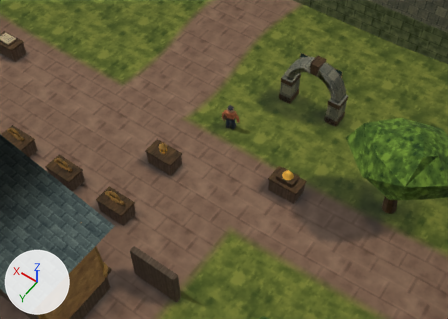
Two versions of the FBX model Assets/Resources/Bellwake/Rooms/PaperCourt.fbx, one commit apart.
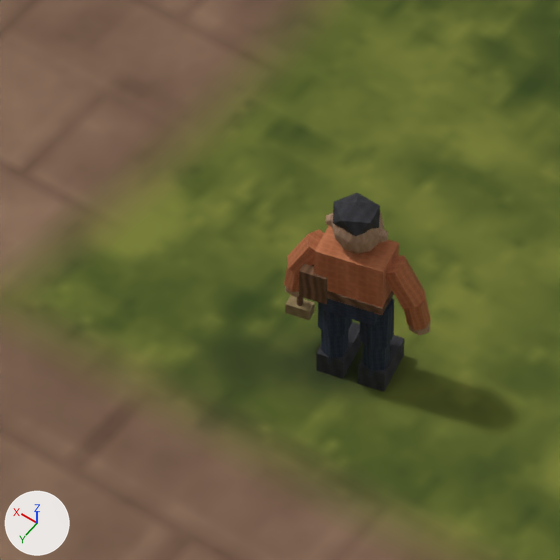
There are two pictures of each version: one from a 50 mm lens placed at (-18.42, 11.46, 27.16), pointed at (-5.8, -6.21, -0.6), one close up on the part from 42% to 57% of the width and 26% to 47% of the height. The axes (+X, +Y, +Z) are drawn at lower left. The lights are the same throughout. The older version's two pictures come first. Vertices at exactly the same position are counted once.

The older version as bpy lines, for what is in view:
```python
me_courtyard_turf_and_setts_001 = bpy.data.meshes.new('Courtyard turf and setts.001')
me_courtyard_turf_and_setts_001.from_pydata(...)  # 441 vertices, 400 faces; spans x -20.0..20.0, y -20.0..20.0, z 0.0..0.8
me_courtyard_turf_and_setts_001.materials.append(mat_papercourtground)  # picture img_papercourtground_png
me_tavi_in_her_courtyard_001 = bpy.data.meshes.new('Tavi in her courtyard.001')
me_tavi_in_her_courtyard_001.from_pydata(...)  # 168 vertices, 268 faces; spans x -5.304..-4.442, y -8.276..-7.702, z 0.0..1.317
me_tavi_in_her_courtyard_001.materials.append(mat_villageatlas)  # picture img_villageatlas_png
me_tavi_in_her_courtyardarm_001 = bpy.data.meshes.new('Tavi in her courtyardArm.001')
me_tavi_in_her_courtyardarm_001.from_pydata(...)  # 36 vertices, 60 faces; spans x -0.263..0.088, y -0.143..0.096, z -0.677..0.048
me_tavi_in_her_courtyardarm_001.materials.append(mat_villageatlas)  # picture img_villageatlas_png
me_tavi_in_her_courtyardhead_001 = bpy.data.meshes.new('Tavi in her courtyardHead.001')
me_tavi_in_her_courtyardhead_001.from_pydata(...)  # 114 vertices, 196 faces; spans x -0.225..0.225, y -0.22..0.164, z -0.009..0.492
me_tavi_in_her_courtyardhead_001.materials.append(mat_villageatlas)  # picture img_villageatlas_png
ob_speaker = bpy.data.objects.new('Speaker', me_tavi_in_her_courtyard_001)
ob_speaker.location = (0.0, 0.0, 0.0)
ob_speakerarm = bpy.data.objects.new('SpeakerArm', me_tavi_in_her_courtyardarm_001)
ob_speakerarm.location = (-5.282, -8.008, 1.252)
ob_speakerhead = bpy.data.objects.new('SpeakerHead', me_tavi_in_her_courtyardhead_001)
ob_speakerhead.location = (-5.016, -7.947, 1.298)
ob_terrain = bpy.data.objects.new('Terrain', me_courtyard_turf_and_setts_001)
ob_terrain.location = (0.0, 0.0, 0.0)
```
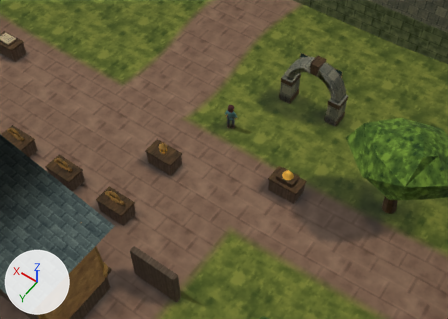
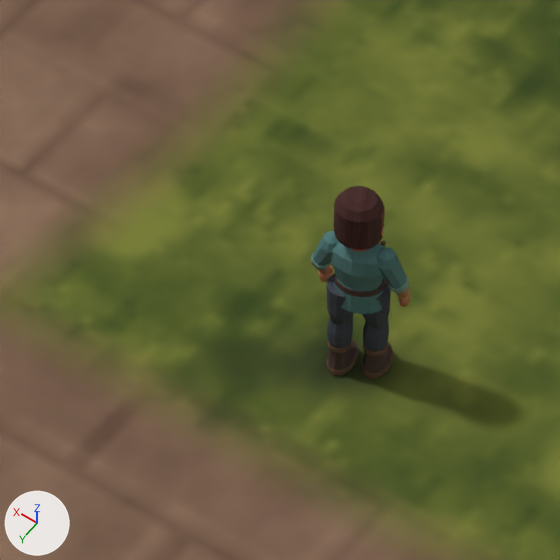
Changed parts and their boxes [x1, y1, x2, y2] in the close-ups (560 x 560 px):
'Speaker', reshaped, moved (31% narrower, 11% shorter): before [284, 226, 404, 392]; after [311, 231, 394, 379]
'SpeakerHead', reshaped, moved (16% narrower): before [326, 193, 388, 254]; after [333, 186, 385, 250]
'SpeakerArm', reshaped, moved, recoloured (24% narrower, 26% shorter): before [386, 255, 431, 336]; after [377, 247, 411, 307]
part 1 of me_tavi_in_her_courtyard_001, added: after [311, 231, 394, 379]
part 2 of me_tavi_in_her_courtyard_001, deleted: before [284, 226, 404, 392]
part 3 of me_tavi_in_her_courtyardarm_001, rebuilt: before [386, 255, 426, 309]; after [382, 254, 406, 289]
part 4 of me_tavi_in_her_courtyardarm_001, added: after [377, 247, 399, 272]
part 5 of me_tavi_in_her_courtyardarm_001, added: after [398, 294, 411, 307]
part 6 of me_tavi_in_her_courtyardarm_001, added: after [388, 276, 409, 294]
part 7 of me_tavi_in_her_courtyardarm_001, added: after [397, 288, 409, 299]
part 8 of me_tavi_in_her_courtyardarm_001, deleted (brown): before [404, 299, 431, 336]
part 9 of me_tavi_in_her_courtyardhead_001, rebuilt: before [331, 212, 384, 254]; after [333, 186, 384, 250]
part 10 of me_tavi_in_her_courtyardhead_001, rebuilt (not visible afterwards): before [333, 193, 380, 236]
part 11 of me_tavi_in_her_courtyardhead_001, cut back: before [326, 213, 388, 242]; after [344, 190, 385, 238]

What changed in the scene script:
```text
Change me_tavi_in_her_courtyard_001:
    remove me_tavi_in_her_courtyard_001.from_pydata(...)  # 168 vertices, 268 faces; spans x -5.304..-4.442, y -8.276..-7.702, z 0.0..1.317
    remove me_tavi_in_her_courtyard_001.materials.append(mat_villageatlas)  # picture img_villageatlas_png
    add me_tavi_in_her_courtyard_001.from_pydata(...)  # 1117 vertices, 857 faces; spans x -0.226..0.364, y -0.263..0.177, z 0.012..1.45
    me_tavi_in_her_courtyard_001 part 1: 1117 vertices added at x -0.226..0.364, y -0.263..0.177, z 0.012..1.45
    me_tavi_in_her_courtyard_001 part 2: 168 vertices removed from x -5.304..-4.442, y -8.276..-7.702, z 0.0..1.317
    add me_tavi_in_her_courtyard_001.materials.append(mat_taviatelier)  # picture img_taviatelier_png
Change me_tavi_in_her_courtyardhead_001:
    remove me_tavi_in_her_courtyardhead_001.from_pydata(...)  # 114 vertices, 196 faces; spans x -0.225..0.225, y -0.22..0.164, z -0.009..0.492
    remove me_tavi_in_her_courtyardhead_001.materials.append(mat_villageatlas)  # picture img_villageatlas_png
    add me_tavi_in_her_courtyardhead_001.from_pydata(...)  # 598 vertices, 492 faces; spans x -0.182..0.179, y -0.166..0.178, z -0.025..0.436
    me_tavi_in_her_courtyardhead_001 part 9: the loose piece of 42 vertices spanning x -0.18..0.187, y -0.176..0.149, z -0.009..0.454 is rebuilt with 130 vertices and now spans x -0.178..0.171, y -0.146..0.178, z 0.063..0.436, in mat_taviatelier (picture img_taviatelier_png)
    me_tavi_in_her_courtyardhead_001 part 10: the loose piece of 12 vertices spanning x -0.169..0.163, y -0.137..0.164, z 0.232..0.492 is rebuilt with 192 vertices and now spans x -0.156..0.158, y -0.14..0.148, z -0.025..0.391, in mat_taviatelier (picture img_taviatelier_png)
    me_tavi_in_her_courtyardhead_001 part 11: 36 vertices removed from x -0.225..0.225, y -0.22..0.079, z 0.139..0.278; 276 vertices added at x -0.182..0.179, y -0.166..0.077, z 0.069..0.384
    other edits to the shape of me_tavi_in_her_courtyardhead_001 do not show in these pictures
    add me_tavi_in_her_courtyardhead_001.materials.append(mat_taviatelier)  # picture img_taviatelier_png
Change me_tavi_in_her_courtyardarm_001:
    remove me_tavi_in_her_courtyardarm_001.from_pydata(...)  # 36 vertices, 60 faces; spans x -0.263..0.088, y -0.143..0.096, z -0.677..0.048
    remove me_tavi_in_her_courtyardarm_001.materials.append(mat_villageatlas)  # picture img_villageatlas_png
    add me_tavi_in_her_courtyardarm_001.from_pydata(...)  # 214 vertices, 166 faces; spans x -0.159..0.087, y -0.174..0.089, z -0.542..0.092
    me_tavi_in_her_courtyardarm_001 part 3: the loose piece of 12 vertices spanning x -0.242..0.088, y -0.132..0.096, z -0.345..0.048 is rebuilt with 16 vertices and now spans x -0.149..0.075, y -0.101..0.083, z -0.252..0.033, in mat_taviatelier (picture img_taviatelier_png)
    me_tavi_in_her_courtyardarm_001 part 4: a new loose piece of 50 vertices spanning x -0.088..0.087, y -0.085..0.089, z -0.092..0.092, in mat_taviatelier (picture img_taviatelier_png)
    me_tavi_in_her_courtyardarm_001 part 5: a new loose piece of 50 vertices spanning x -0.119..-0.028, y -0.174..-0.083, z -0.542..-0.384, in mat_taviatelier (picture img_taviatelier_png)
    me_tavi_in_her_courtyardarm_001 part 6: a new loose piece of 16 vertices spanning x -0.159..-0.009, y -0.115..0.038, z -0.276..-0.169, in mat_taviatelier (picture img_taviatelier_png)
    me_tavi_in_her_courtyardarm_001 part 7: a new loose piece of 16 vertices spanning x -0.145..-0.037, y -0.15..0.011, z -0.424..-0.205, in mat_taviatelier (picture img_taviatelier_png)
    me_tavi_in_her_courtyardarm_001 part 8: 24 vertices removed from x -0.263..-0.076, y -0.143..0.046, z -0.677..-0.283
    other edits to the shape of me_tavi_in_her_courtyardarm_001 do not show in these pictures
    add me_tavi_in_her_courtyardarm_001.materials.append(mat_taviatelier)  # picture img_taviatelier_png
Change ob_speaker:
    ob_speaker.location: (0.0, 0.0, 0.0) -> (-5.0, -8.0, 0.0)
Change ob_speakerhead:
    ob_speakerhead.location: (-5.016, -7.947, 1.298) -> (-5.0, -8.0, 1.357)
Change ob_speakerarm:
    ob_speakerarm.location: (-5.282, -8.008, 1.252) -> (-5.196, -8.045, 1.21)
```
